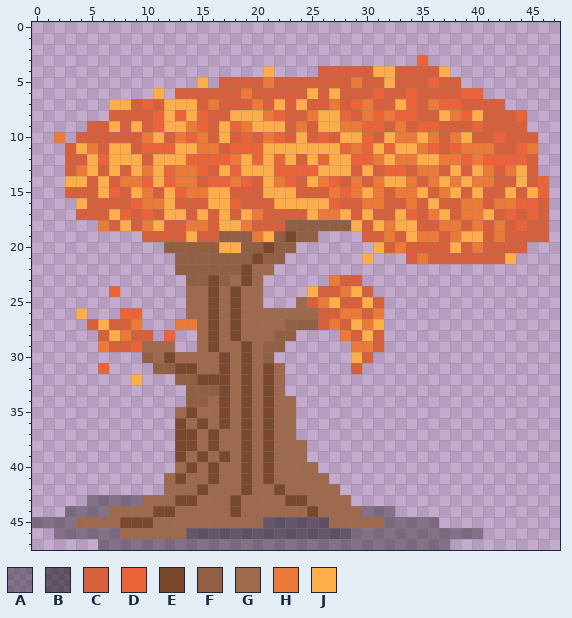
Pixel-art sprite: DDoaDC/Assets/Sprites/Tree1.png. That is the earlier state.
The file is 192x192 pixels, drawn in blocks of 4x4; one block is one cell here. The old version is drawn lined up with the new one.
Palette (. is transparent): A #00000055  B #0000007c  C #d6603c  D #eb6338  E #7a482d  F #905f44  G #9e694c  H #eb7a38  J #fead4b
Pixels before, first column x 0:
 3 ...................................D...........
 4 .....................J....CCCCCJJCCCCJ.........
 5 ...............J.CCCCHCCCCCCCHCCJCCCDCC........
 6 ...........J.CCCCCCHCCCCCJCJCCCDCCDCCCCDD......
 7 .......JJCDCJJJCHCCCHCJCJCCHCDHCCJDCHDDCCCC....
 8 .......CCCCDJDJDCCJJJHDCCHJJDCHDHDDCCJHDJCCCD..
 9 .....CCJCJCDJJHDCJDHJJJCHCJJHHDDCHCDDCCCDCCCC..
10 ..H.CCCCCCHJCHDHCJCDCHDCJCDCJJDCJHHJHCHJCCDCCC.
11 ...CJHCJJCDDDJJHHCDDDJJJJJJJDHDJDJJHDCDHHHCCDH.
12 ...CCJDJJJCJJJDDDDHJDJDJCJDJJDDHJHHJJHHDHDDDDC.
13 ...CHJCJCJHJDHHDCJDJJJDDDDJJJCJCDDCHHCJCJHCHJC.
14 ...JJCJCHHDJDHHCDDHDCJHDCJHDCHCHJJHCHJHJHHCCJCD
15 ...CCCJDCJHCJDHHJJCCCJJJCCCHDHJHCHHJCHJCJCCJCJD
16 ....JCCCCDHHJCCCJJDCCCJJJJJDCCHHCCHCJCCHHCHHDDC
17 ....CCCJDCDCJJCJCJCJHCCCCJHHJCJCCJDCHJCHHJCDCDC
18 ......HCJCHJCCHHCJJHCCCFFFFFFJCJHJJCCHHCHCHCDCC
19 ..........CCCCJCCFFFHJFEFF....CCHCJHHCHJJCHCCCC
20 ............FFFFFJJFFEFF.......JCHCCCCJCHCCCC..
21 .............FFFFFFFEFF.......J...CHCCCCCCCJ...
22 .............FFFFFFEGG.........................
23 ..............FFEFGEG......HCC.................
24 .......D......GGEGEGG....JCCHJC................
25 ..............GGEGEGG...GCHJCCJC...............
26 ....J...DD....GGEGEGGGGGGGCCHHCH...............
27 .....CJCCH...HHGEGEGGGGFFFCHCJHJ...............
28 ......CJHCC.D..GEGEGGGFF....HCJC...............
29 ......HCCDGGG..GEGGEGFF......HHC...............
30 ..........FGEGGGGEGEGF.......JC................
31 ......D....FFEEGGEGEGEG......C.................
32 .........J...FFEEEGEGEG........................
33 ..............FFFEGEGEG........................
34 ..............FFGEGEGEGG.......................
35 .............GEGGEGEGEGG.......................
36 .............EGEGEGEGEGG.......................
37 .............EEGEGGEGEGG.......................
38 .............EEGEGGEGEGGG......................
39 .............EGEGEGEGEGGG......................
40 .............GEGEGGEGEGGGG.....................
41 ............GEGGEGGEGEGGGGG....................
42 ............GGGEGGGEGGEGGGGG...................
43 .....AAAAAGGGEEGGGEGGGGEEGGGG..................
44 ...AAAAGGGGEEGGGGGEGGGGGGEGGGGAAA..............
45 AAAAGGGGEEEGGGGGGGGGGBBBBBBGGGGGAAAAA..........
46 ..AAAAAAGGGGGGBBBBBBBBBBBBBBBAAAAAAAAAAAA......
47 ......AAAAAAAAAAAAAAAAAAAAAAAAAAAAAAAA.........
Now the later version:
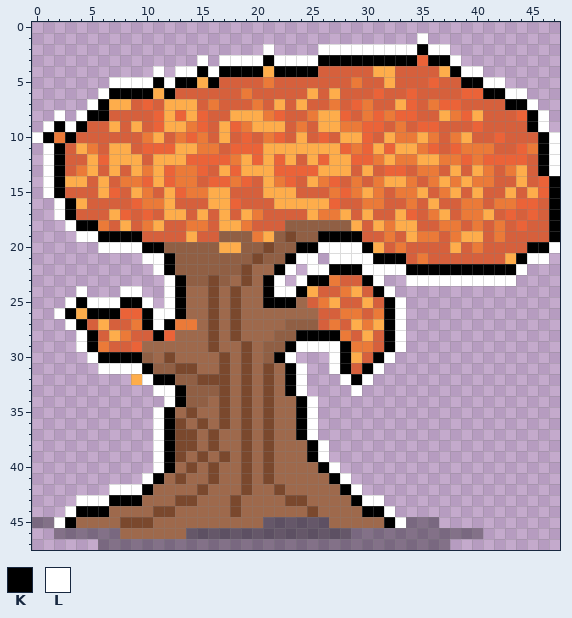
Colours new in this view: K #000000  L #ffffff
Edits made:
whole drawing moved by -1,+0 (the old picture is shown already moved)
y 1: x 35 . -> L
y 2: x 21 . -> L; x 26..37 ............ -> LLLLLLLLLKLL
y 3: x 15 . -> L; x 17..34 .................. -> LLLLKLLLLKKKKKKKKK; x 36..38 ... -> KKL
y 4: x 11 . -> L; x 13..20 ........ -> LLKLKKKK; x 22..25 .... -> KKKK; x 38..40 ... -> KLL
y 5: x 7..14 ........ -> LLLLKLKK; x 16 . -> K; x 39..42 .... -> KKLL
y 6: x 6..10 ..... -> LKKKK; x 12 . -> K; x 41..44 .... -> KKLL
y 7: x 5..6 .. -> LK; x 43..45 ... -> KKL
y 8: x 2 . -> L; x 4..6 ... -> LKK; x 45..46 .. -> KL
y 9: x 1..4 .... -> LKLK; x 45..46 .. -> KL
y 10: x 0..1 .. -> LK; x 3 . -> K; x 46..47 .. -> KL
y 11..13: x 1..2 .. -> LK; x 46..47 .. -> KL
y 14..15: x 1..2 .. -> LK; x 47 . -> K
y 16..17: x 2..3 .. -> LK; x 47 . -> K
y 18: x 3..5 ... -> LKK; x 47 . -> K
y 19: x 4..9 ...... -> LLKKKK; x 26..29 .... -> KKKK; x 47 . -> K
y 20: x 6..11 ...... -> LLLLKK; x 24..30 ....... -> KKLLLLK; x 45..47 ... -> KKL
y 21: x 10..12 ... -> LLK; x 23..25 ... -> KLL; x 27..33 ...J... -> LLLLKKK; x 44..46 ... -> KLL
y 22: x 11..12 .. -> LK; x 22..23 .. -> KL; x 25..44 .................... -> LLKKKLLLLKKKKKKKKKKL
y 23: x 12..13 .. -> LK; x 21..22 .. -> KL; x 24..26 ... -> LKK; x 30..31 .. -> KL; x 34..43 .......... -> LLLLLLLLLL
y 24: x 4 . -> L; x 7..9 D.. -> .LL; x 12..13 .. -> LK; x 21..24 .... -> KLLK; x 31..32 .. -> KL
y 25: x 3..10 ........ -> LKLLLKKL; x 12..13 .. -> LK; x 21..23 ... -> KKK; x 32..33 .. -> KL
y 26: x 2..3 .. -> LK; x 5..7 ... -> KKK; x 10..13 .... -> KLLK; x 32..33 .. -> KL
y 27: x 3..4 .. -> LK; x 10..12 ... -> KLK; x 32..33 .. -> KL
y 28: x 4..5 .. -> LK; x 11 . -> K; x 13..14 .. -> GG; x 24..27 .... -> KKKK; x 32..33 .. -> KL
y 29: x 4..5 .. -> LK; x 13..14 .. -> GG; x 23..28 ...... -> KLLLLK; x 32..33 .. -> KL
y 30: x 5..9 ..... -> LKKKK; x 22..23 .. -> KL; x 27..28 .. -> LK; x 31..32 .. -> KL
y 31: x 6..10 D.... -> LLLLK; x 23..24 .. -> KL; x 27..28 .. -> LK; x 30..31 .. -> KL
y 32: x 10..12 ... -> LKK; x 23..24 .. -> KL; x 28..30 ... -> LKL
y 33: x 11..13 ... -> LLK; x 23..24 .. -> KL; x 29 . -> L
y 34: x 12..13 .. -> LK; x 24..25 .. -> KL
y 35..37: x 11..12 .. -> LK; x 24..25 .. -> KL
y 38..39: x 11..12 .. -> LK; x 25..26 .. -> KL
y 40: x 11..12 .. -> LK; x 26..27 .. -> KL
y 41: x 10..11 .. -> LK; x 27..28 .. -> KL
y 42: x 7..11 ..... -> LLLKG; x 28..29 .. -> KL
y 43: x 4..9 .AAAAA -> LLLKKK; x 29..31 ... -> KLL
y 44: x 3..6 AAAA -> LKKK; x 30..32 AAA -> KKL
y 45: x 2..3 AA -> LK; x 32..33 AA -> KL
